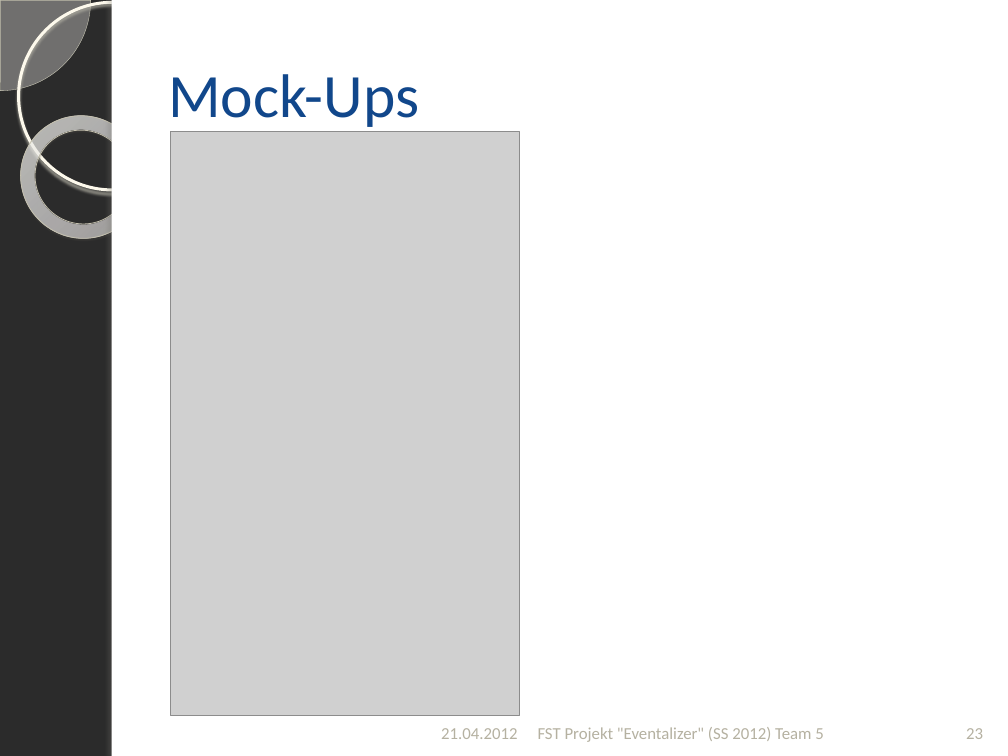
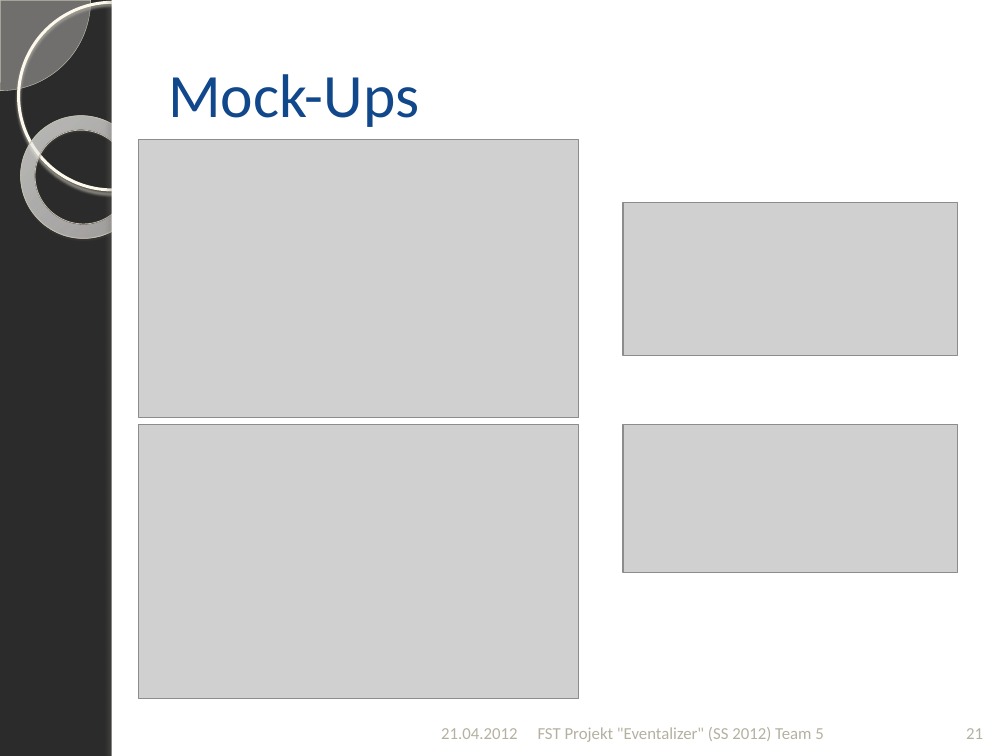
Before and after one commit to silkslostsoul/Eventalizer, a slide deck: slide 21 of Dokumente/Zwischenstand zum 2012-04-21_v2.pptx (slide 23 before the commit). Drawn at 1008x756 pixels with LibreOffice and Linux fonts; fonts in the diff are those of the drawing; grey boxes stand for pictures; background and template pictures are left out; a plain dark background stands for a picture behind light text. Boxes give left, top, right and bottom in pixels: in the first picture for what was removed or moved away, otherwise in the second. Text is boxed around its words. In the diff, an @@ line names an element or a change of style, - is before the commit and + after.

```diff
--- a/Dokumente/Zwischenstand zum 2012-04-21_v2.pptx
+++ b/Dokumente/Zwischenstand zum 2012-04-21_v2.pptx
@@ picture added at (139,140,580,418) @@
@@ picture removed at (170,132,519,716) @@
@@ picture added at (623,203,958,356) @@
@@ picture added at (139,424,580,699) @@
@@ picture added at (623,424,958,573) @@
@@ page number at (966,728,983,739): text changed @@
-23
+21
```
Also in this commit, not shown: 5 other slides changed, 1 slide added, 2 slides removed, 1 other file.
